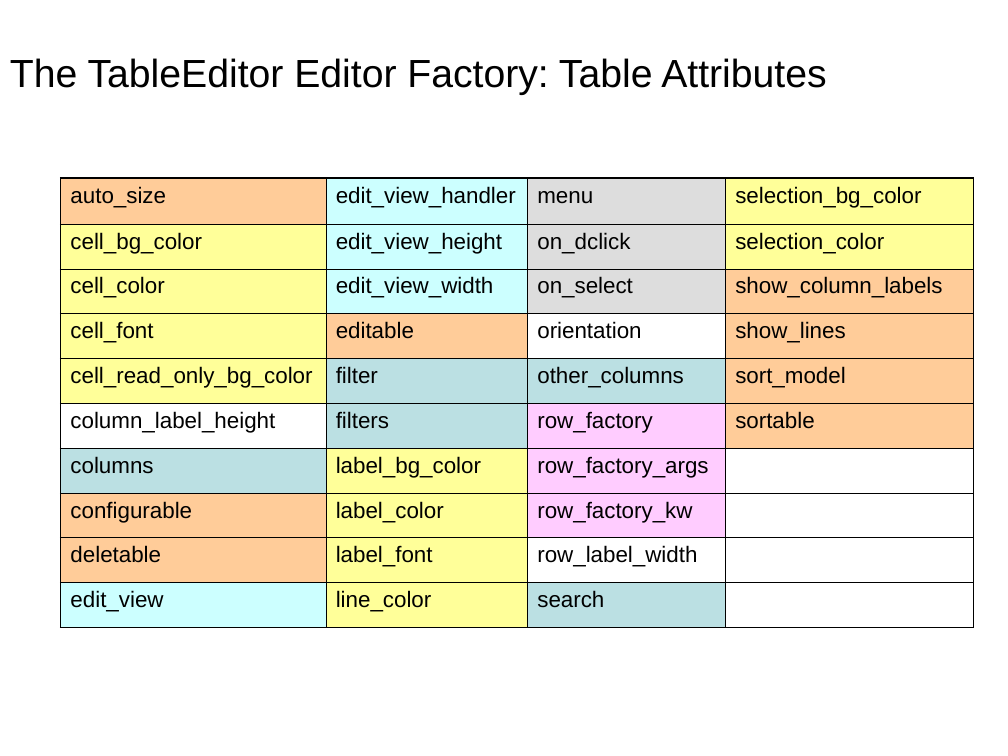
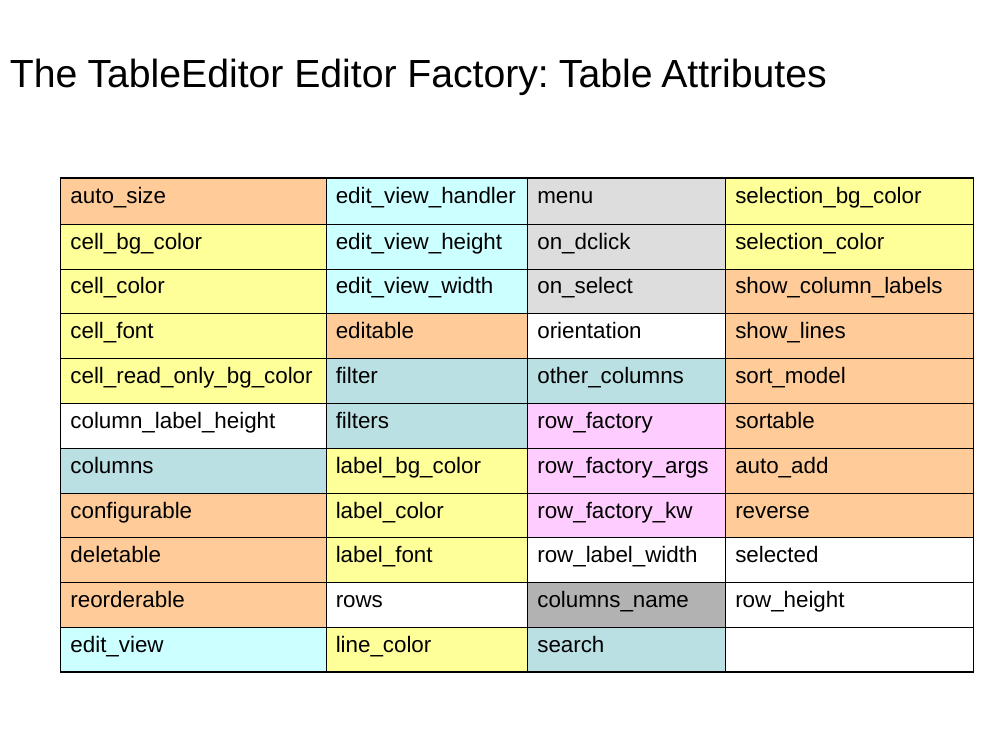
Before and after one commit to enthought/traits, a slide deck: slide 95 of enthought/traits/doc/traits_ui.ppt (slide 94 before the commit). Drawn at 1008x756 pixels with LibreOffice and Linux fonts; fonts in the diff are those of the drawing; background and template pictures are left out. Boxes give left, top, right and bottom in pixels: in the first picture for what was removed or moved away, otherwise in the second. Text is boxed around its words. In the diff, an @@ line names an element or a change of style, - is before the commit and + after.

```diff
--- a/enthought/traits/doc/traits_ui.ppt
+++ b/enthought/traits/doc/traits_ui.ppt
@@ table at box(60, 178, 973, 672) @@
-row 7: columns | label_bg_color | row_factory_args | 
-row 8: configurable | label_color | row_factory_kw | 
-row 9: deletable | label_font | row_label_width | 
+row 7: columns | label_bg_color | row_factory_args | auto_add
+row 8: configurable | label_color | row_factory_kw | reverse
+row 9: deletable | label_font | row_label_width | selected
+row 10: reorderable | rows | columns_name | row_height
```
Also in this commit, not shown: 19 other slides changed, 1 slide added.
